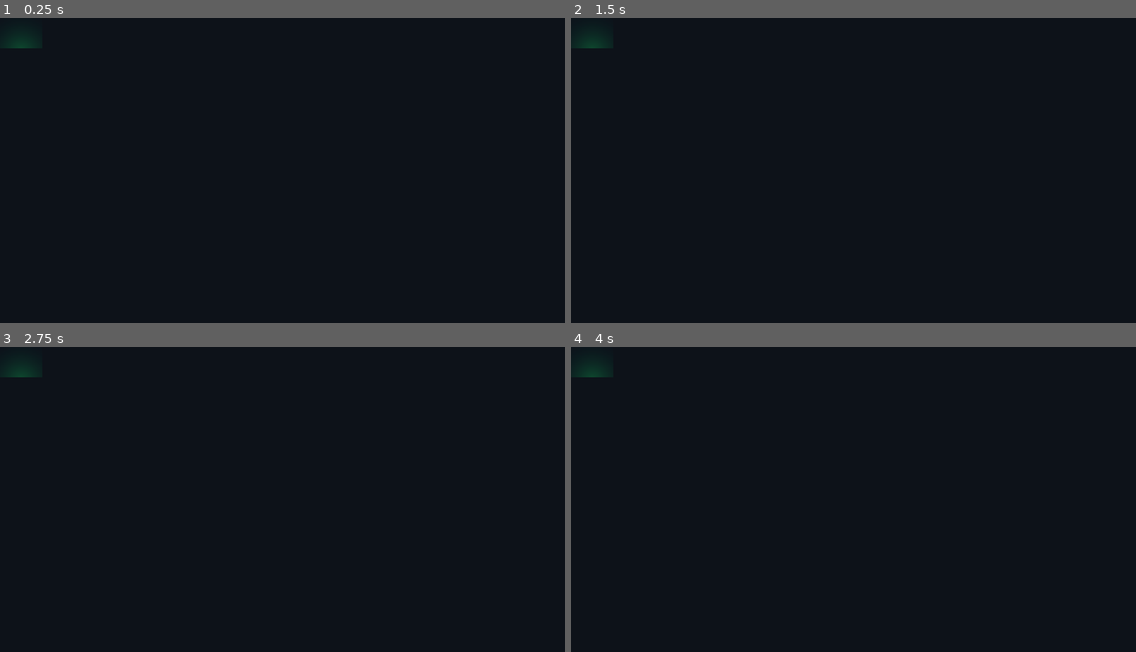
Above: before the commit, frames 1-4 (two rows, left to right).
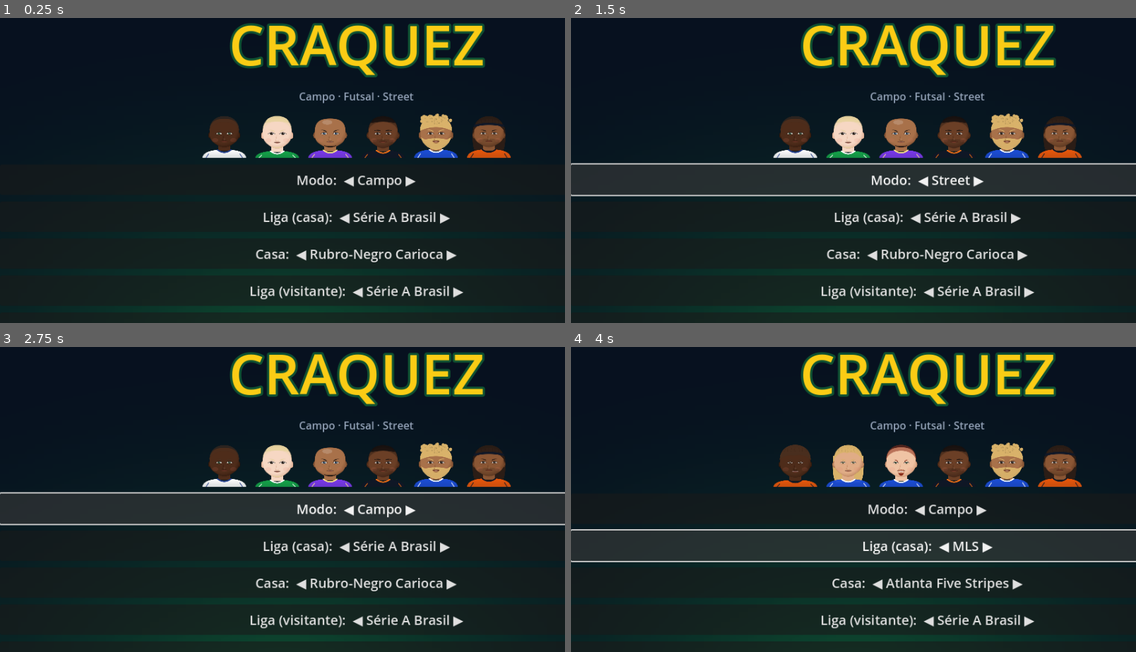
Above: after the commit, the same moments.

Repository: hellisonvidal/Craquez-game
Game: Godot game, scene res://scenes/main.tscn
The game is run twice, just before and just after one commit, with the same random seed, the same clock (stepped at 60 frames per second) and the same inputs.
Inputs (mouse positions are in pixels of both pictures, inside the frame that each line leads up to):
- Up to frame 1 (0.25 s): no input
- Up to frame 2 (1.5 s): click "Modo: ◀ Campo ▶" at 0.5 s; click (926, 179) at 1.25 s, where only the run after the commit has a clickable "Modo: ◀ Futsal ▶"
- Up to frame 3 (2.75 s): click (355, 508) at 2 s, where only the run after the commit has a clickable "Modo: ◀ Street ▶"
- Up to frame 4 (4 s): click "Liga (casa): ◀ Série A Brasil…" at 2.75 s; click (926, 545) at 3.5 s, where only the run after the commit has a clickable "Liga (casa): ◀ Série B Brasil…"

The runs differ from the first frame. In frame 1, 14% of the frame differs, in the area x 0-91%, y 1-100%; in frame 2, 25%, in the area x 0-100%, y 1-100%; in frame 3, 25%; in frame 4, 25%.

Commit message:
Godot 4.4: menu e overlay dimensionados pela tela (âncoras não valem sob Node); cabeça menos inclinada para trás
Co-Authored-By: Claude Opus 5.5 <noreply@anthropic.com>
Claude-Session: https://claude.ai/code/session_01NMzkBKj72uTvbhDJk62Vbo

Diff:
--- a/scripts/ui/main_menu.gd
+++ b/scripts/ui/main_menu.gd
@@ -24,6 +24,10 @@
 
 func _ready() -> void:
 	set_anchors_preset(Control.PRESET_FULL_RECT)
+	# o pai é um Node (não Control): no Godot 4.4 as âncoras não dão tamanho,
+	# então o menu acompanha o tamanho da tela explicitamente
+	_fit()
+	get_viewport().size_changed.connect(_fit)
 	minutes_i = maxi(0, minutes_opts.find(Settings.half_minutes))
 	# padrão: clássico do Brasileirão (se o banco de ligas carregou)
 	var lgs := Teams.leagues()
@@ -36,6 +40,11 @@
 	_refresh_devices()
 	_build()
 	Input.joy_connection_changed.connect(_on_joy_changed)
+
+
+func _fit() -> void:
+	position = Vector2.ZERO
+	size = get_viewport().get_visible_rect().size
 
 
 func _on_joy_changed(_id: int, _connected: bool) -> void:
--- a/scripts/view3d/match_view_3d.gd
+++ b/scripts/view3d/match_view_3d.gd
@@ -745,6 +745,7 @@
 
 	func _ready() -> void:
 		set_anchors_preset(Control.PRESET_FULL_RECT)
+		size = get_viewport().get_visible_rect().size
 		mouse_filter = Control.MOUSE_FILTER_IGNORE
 		_font = ThemeDB.fallback_font
 
--- a/scripts/view3d/player_rig.gd
+++ b/scripts/view3d/player_rig.gd
@@ -486,7 +486,7 @@
 	_bone(B.SPINE, spine_x * 0.5, spine_y * 0.5 - hip_yaw * 0.5)
 	_bone(B.CHEST, spine_x * 0.5, spine_y * 0.5 - hip_yaw * 0.5)
 	# +X inclina a cabeça para trás: compensa a inclinação do tronco; olhar para baixo é negativo
-	var nx := clampf(neck_x * 0.6 - spine_x * 0.35, -0.3, 0.35) - look_down
+	var nx := clampf(neck_x * 0.5 - spine_x * 0.3, -0.3, 0.16) - look_down
 	_bone(B.NECK, nx * 0.5, _head_yaw * 0.4 - spine_y * 0.4)
 	_bone(B.HEAD, nx * 0.5, _head_yaw * 0.6 - spine_y * 0.2)
 	var th: Array[int] = [B.THIGH_L, B.THIGH_R]
